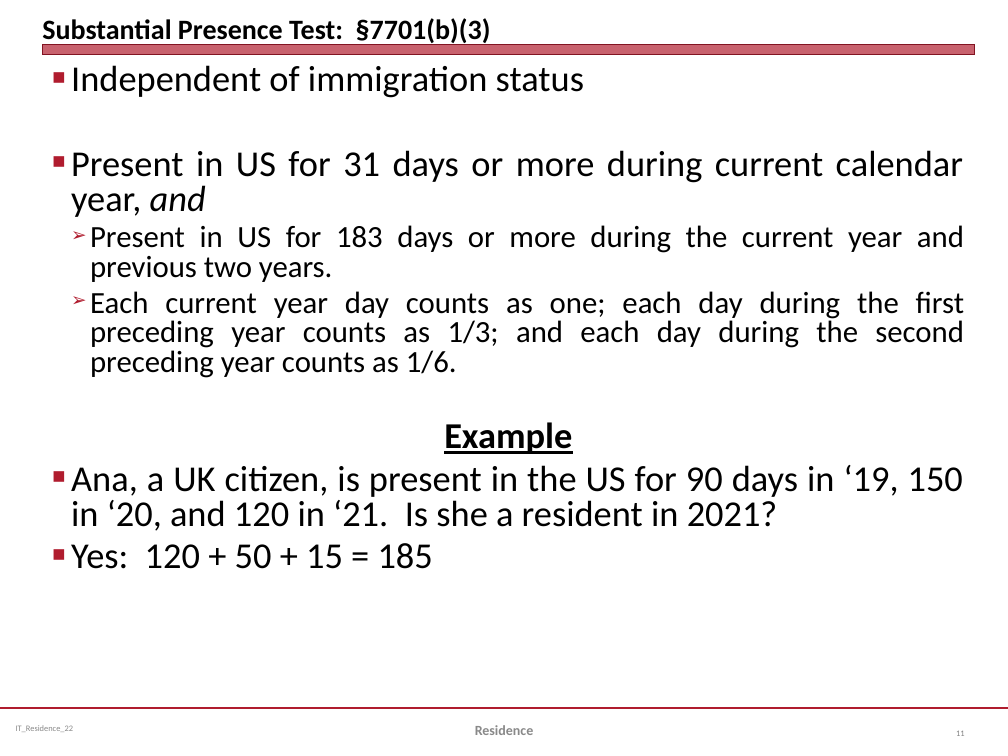
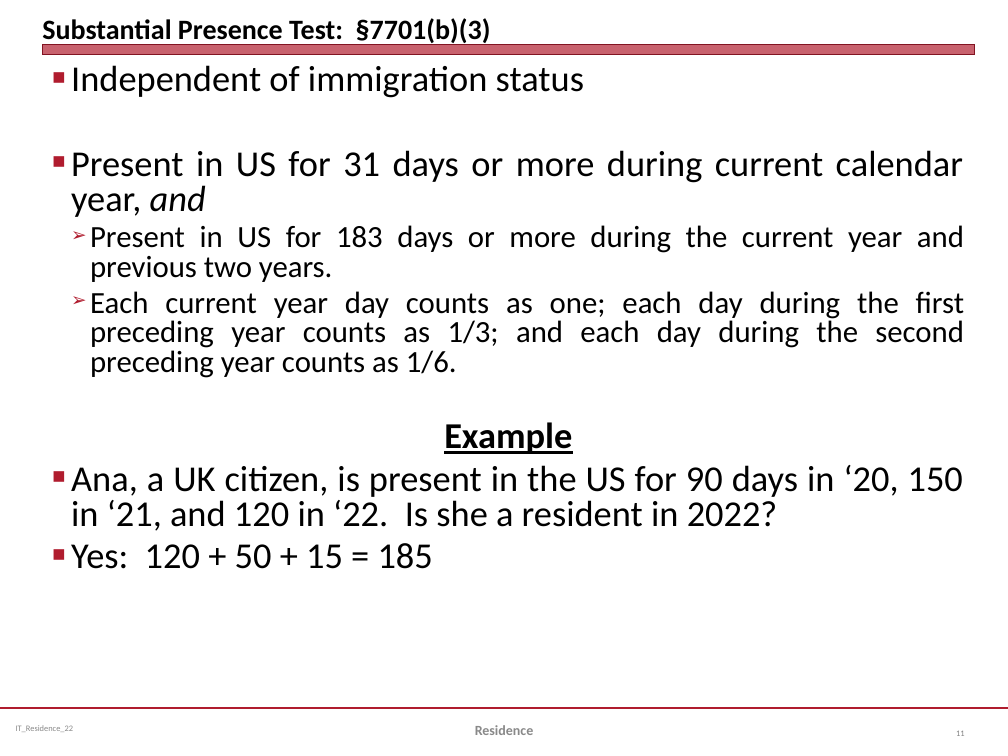
Before and after one commit to jmc877/International-Tax, a slide deck: slide 11 of slides/IT_Residence_22.pptx. Drawn at 1008x756 pixels with LibreOffice and Linux fonts; fonts in the diff are those of the drawing. Boxes give left, top, right and bottom in pixels: in the first picture for what was removed or moved away, otherwise in the second. Text is boxed around its words. In the diff, an @@ line names an element or a change of style, - is before the commit and + after.

```diff
--- a/slides/IT_Residence_22.pptx
+++ b/slides/IT_Residence_22.pptx
@@ text at (71, 465, 963, 531): text changed @@
-■ Ana, a UK citizen, is present in the US for 90 days in ‘19, 150 in ‘20, and 120 in ‘21. Is she a resident in 2021?
+■ Ana, a UK citizen, is present in the US for 90 days in ‘20, 150 in ‘21, and 120 in ‘22. Is she a resident in 2022?
```
Also in this commit, not shown: 2 other slides changed, 4 other files.
